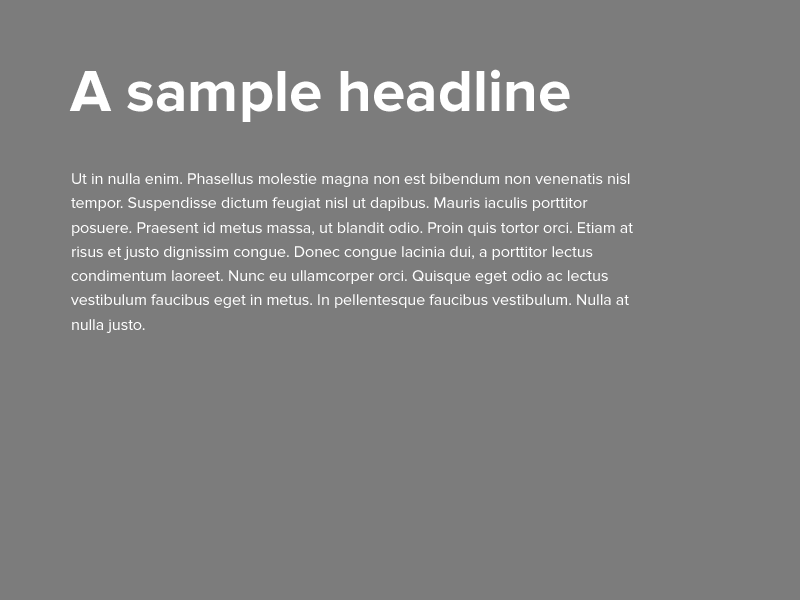
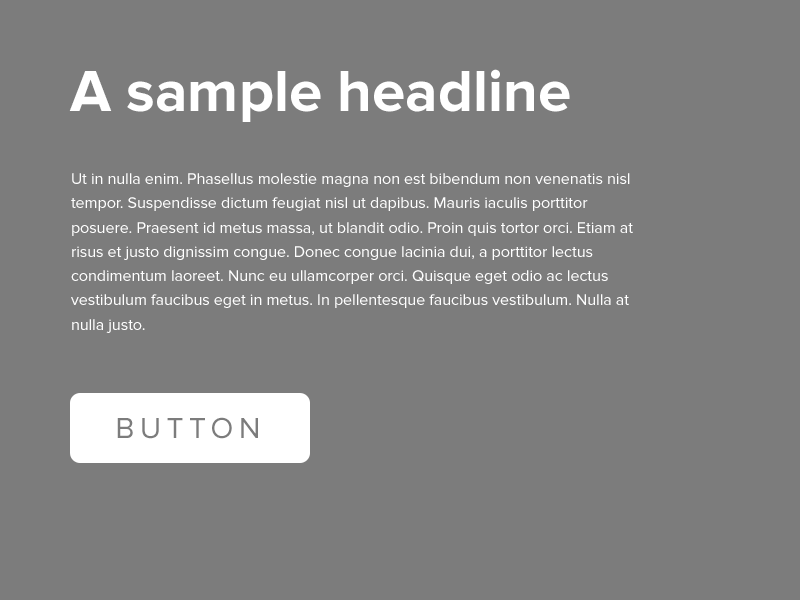
Revision of a layered 800 × 600 image; what changed, layer by layer:
added layer "Button" above "Rounded Rectangle 1" over <box>117,417,258,439</box>
added layer "Rounded Rectangle 1" above "Ut in nulla enim. Phasellus molestie magna non est bibendum non" over <box>70,393,310,463</box>
